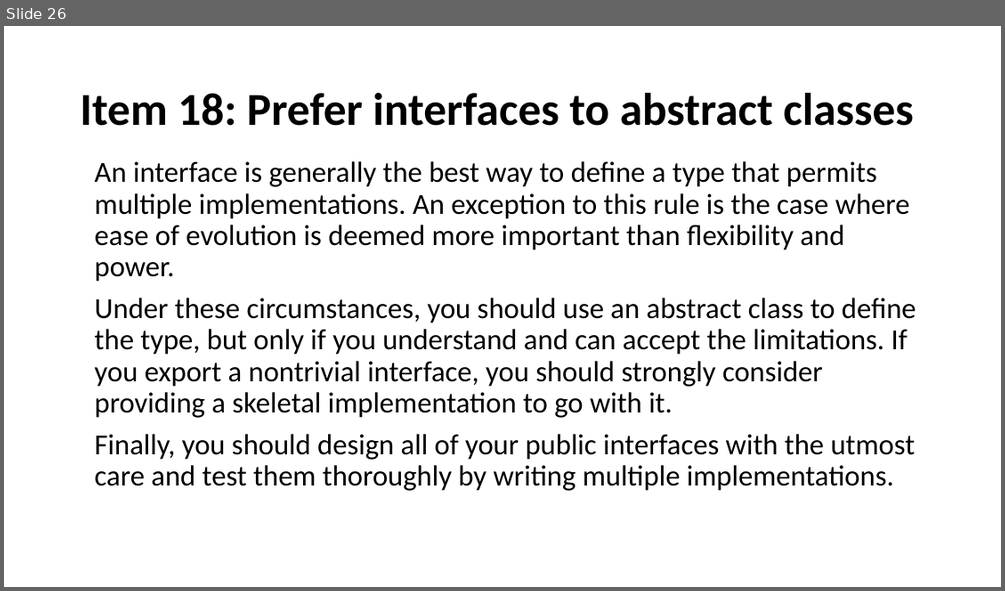
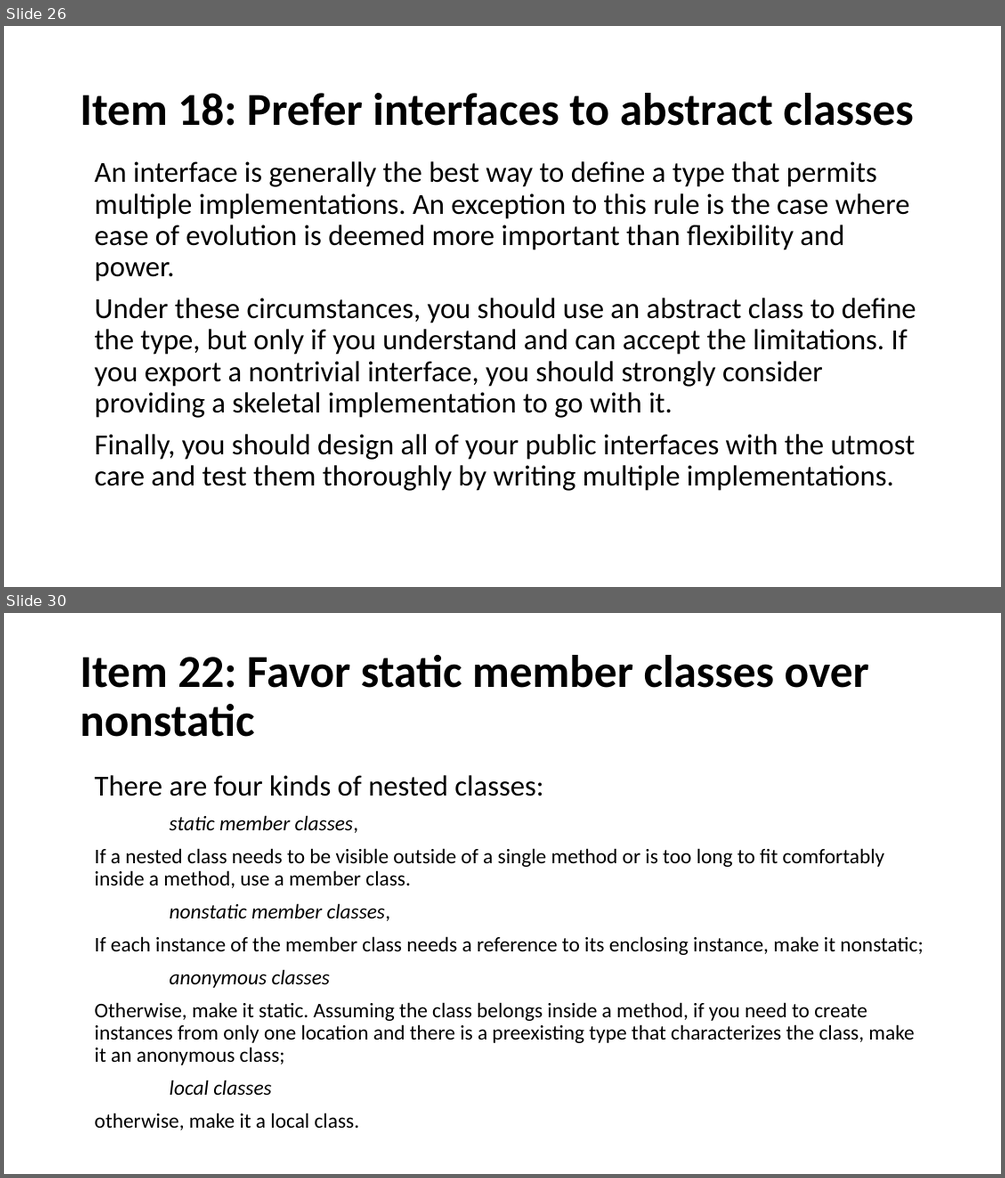
Before and after one commit to javamaster-llc/effective-java-examples-master, a slide deck: Study of Effective Java™.pptx. Shown one above the other, each under a label of ours: slide 26 before the commit, slides 26 and 30 after it; the slides between them are not shown. The pictures are 1005x591 and 1005x1178 pixels, drawn with LibreOffice and Linux fonts; fonts in the diff are those of the drawing. Boxes give left, top, right and bottom in pixels: in the first picture for what was removed or moved away, otherwise in the second. Text is boxed around its words. In the diff, an @@ line names an element or a change of style, - is before the commit and + after.

```diff
--- a/Study of Effective Java™.pptx
+++ b/Study of Effective Java™.pptx
@@ slide 30 added at <box>4,613,1001,1174</box>, background #FFFFFF @@
@@ title added at <box>80,655,869,737</box>, 44 pt, text #000000, bold @@
+Item 22: Favor static member classes over nonstatic
@@ text added at <box>95,775,922,1130</box>, 20 pt, text #000000 @@
+There are four kinds of nested classes:
+static member classes,
+If a nested class needs to be visible outside of a single method or is too long to fit comfortably inside a method, use a member class.
+nonstatic member classes,
+If each instance of the member class needs a reference to its enclosing instance, make it nonstatic;
+anonymous classes
+Otherwise, make it static. Assuming the class belongs inside a method, if you need to create instances from only one location and there is a preexisting type that characterizes the class, make it an anonymous class;
+local classes
+otherwise, make it a local class.
```
Also in this commit, not shown: 2 slides changed, 24 other slides added.
